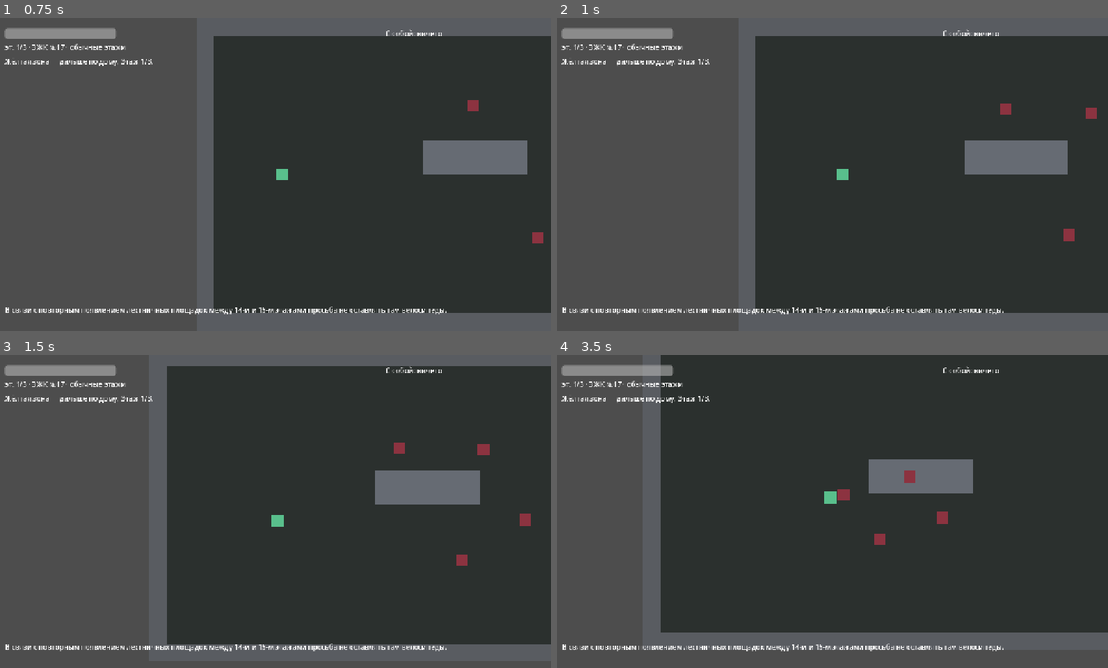
Above: before the commit, frames 1-4 (two rows, left to right).
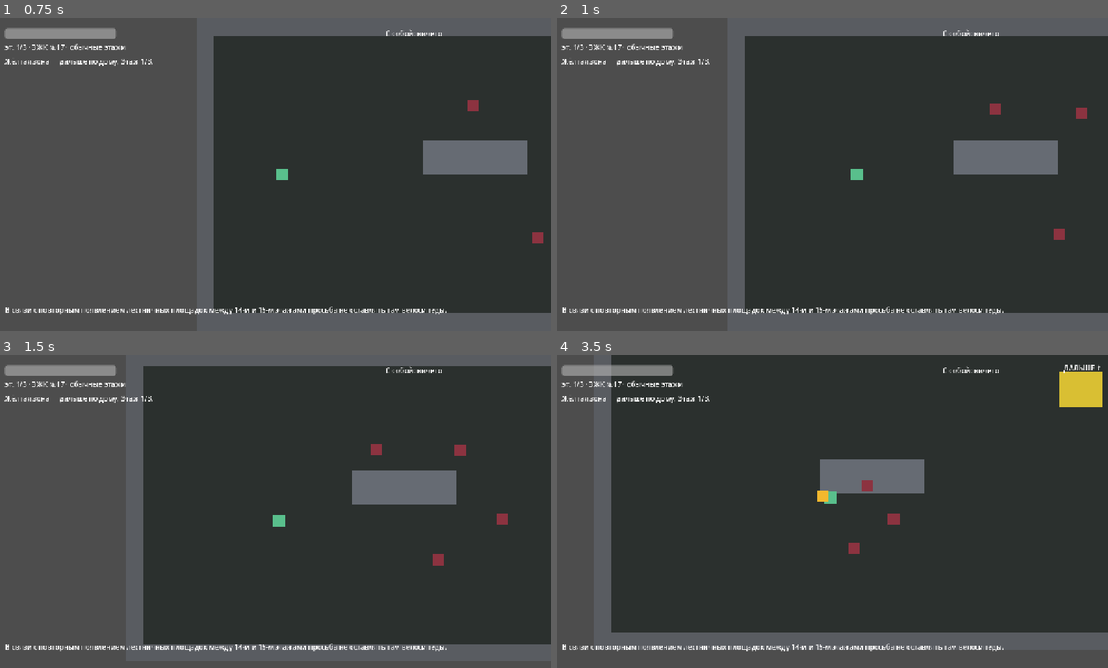
Above: after the commit, the same moments.

Repository: AdamCage/okraina
Game: Godot game, scene res://scenes/run_floor.tscn
Same seed, same stepped clock (60 frames per second), same inputs: the game is played once before the commit and once after it. This scene is started directly instead of the project's main scene.
Inputs:
- Up to frame 1 (0.75 s): tap Enter at 0.5 s; hold D (move_right) from 0.53 s (still down); tap Space (attack) at 0.6 s
- Up to frame 2 (1 s): keep holding D (move_right); tap Shift (dodge, bound only after the commit) at 0.8 s
- Up to frame 3 (1.5 s): release D (move_right) at 1.28 s; hold S (move_down) from 1.28 s (still down); tap Shift (dodge, bound only after the commit) at 1.35 s
- Up to frame 4 (3.5 s): tap Space (attack) at 1.55, 2.1, 3.05 s; release S (move_down) at 2.03 s; hold D (move_right) 2.03-2.78 s; tap Shift (dodge, bound only after the commit) at 2.3 s; hold W (move_up) from 2.78 s (still down); tap E (interact) at 2.85 s

Frame 1 is identical in both runs. In frame 2, 2.6% of the frame differs, in the area x 34-98%, y 5-95%; in frame 3, 5.3%; in frame 4, 11%, in the area x 9-99%, y 0-89%.

Commit message:
Add a readable strike and a one-button dodge.
Enemies stop and flash amber before a single hit. Shift steps aside
and cancels that strike even if the step ends while the player is
still in range. Death and extract stay on the old paths.

Co-authored-by: Bogdan Kishchak <AdamCage@users.noreply.github.com>

Diff:
--- a/game/project.godot
+++ b/game/project.godot
@@ -51,6 +51,11 @@
 , Object(InputEventMouseButton,"resource_local_to_scene":false,"resource_name":"","device":-1,"window_id":0,"alt_presse …(244 unchanged characters)…
 ]
 }
+dodge={
+"deadzone": 0.5,
+"events": [Object(InputEventKey,"resource_local_to_scene":false,"resource_name":"","device":-1,"window_id":0,"alt_pressed":false,"shift_pressed":false,"ctrl_pressed":false,"meta_pressed":false,"pressed":false,"keycode":0,"physical_keycode":4194325,"key_label":0,"unicode":0,"location":0,"echo":false,"script":null)
+]
+}
 interact={
 "deadzone": 0.5,
 "events": [Object(InputEventKey,"resource_local_to_scene":false,"resource_name":"","device":-1,"window_id":0,"alt_press …(192 unchanged characters)…
--- /dev/null
+++ b/game/scripts/combat_feel_smoke.gd
@@ -0,0 +1,86 @@
+extends SceneTree
+
+## CF1: dodge during telegraph absorbs the strike while still in range.
+## CF2: the next strike, without dodge, deals 18 once.
+## godot --headless --path game -s res://scripts/combat_feel_smoke.gd
+
+
+func _initialize() -> void:
+	call_deferred("_run")
+
+
+func _run() -> void:
+	var gs := root.get_node_or_null("GameState")
+	if gs == null:
+		push_error("COMBAT: no GameState")
+		quit(1)
+		return
+	var failed := 0
+	gs.set("player_hp", 100)
+	gs.set("player_max_hp", 100)
+
+	var player: Node = load("res://scenes/player.tscn").instantiate()
+	var enemy: Node = load("res://scenes/enemy.tscn").instantiate()
+	root.add_child(player)
+	root.add_child(enemy)
+	player.global_position = Vector2(200, 200)
+	enemy.global_position = Vector2(230, 200)
+	player.set("_facing", Vector2.RIGHT)
+	await physics_frame
+	await physics_frame
+
+	if not await _wait_until(func() -> bool: return bool(enemy.call("is_telegraphing")), 90):
+		push_error("COMBAT: telegraph did not start")
+		quit(1)
+		return
+	var hp_before: int = int(gs.get("player_hp"))
+	player.call("start_dodge")
+	if not await _wait_until(func() -> bool: return not bool(player.call("is_dodging")), 40):
+		push_error("COMBAT: dodge did not finish")
+		quit(1)
+		return
+	player.global_position = enemy.global_position + Vector2(32, 0)
+	var strikes_at_dodge: int = int(enemy.get("strikes_resolved"))
+	if not await _wait_until(func() -> bool: return int(enemy.get("strikes_resolved")) > strikes_at_dodge, 90):
+		push_error("COMBAT: strike did not resolve")
+		quit(1)
+		return
+	if str(enemy.get("last_strike_result")) != "absorbed":
+		push_error("COMBAT: CF1 result=%s" % str(enemy.get("last_strike_result")))
+		failed += 1
+	if int(gs.get("player_hp")) != hp_before:
+		push_error("COMBAT: CF1 hp %s -> %s" % [hp_before, gs.get("player_hp")])
+		failed += 1
+	else:
+		print("COMBAT: CF1 absorb ok")
+
+	player.global_position = enemy.global_position + Vector2(32, 0)
+	var hp_mid: int = int(gs.get("player_hp"))
+	var strikes_mid: int = int(enemy.get("strikes_resolved"))
+	if not await _wait_until(func() -> bool: return int(enemy.get("strikes_resolved")) > strikes_mid, 180):
+		push_error("COMBAT: second strike missing")
+		quit(1)
+		return
+	if str(enemy.get("last_strike_result")) != "hit":
+		push_error("COMBAT: CF2 result=%s" % str(enemy.get("last_strike_result")))
+		failed += 1
+	if int(gs.get("player_hp")) != hp_mid - 18:
+		push_error("COMBAT: CF2 hp %s -> %s" % [hp_mid, gs.get("player_hp")])
+		failed += 1
+	else:
+		print("COMBAT: CF2 hit 18 ok")
+
+	if failed == 0:
+		print("COMBAT_FEEL_OK")
+		quit(0)
+	else:
+		print("COMBAT_FEEL_FAIL count=%d" % failed)
+		quit(1)
+
+
+func _wait_until(pred: Callable, max_frames: int) -> bool:
+	for _i in max_frames:
+		if pred.call():
+			return true
+		await physics_frame
+	return false
--- a/game/scripts/enemy.gd
+++ b/game/scripts/enemy.gd
@@ -1,11 +1,20 @@
 extends CharacterBody2D
+
+enum Phase { CHASE, WINDUP, RECOVER }
+
+const WINDUP_SEC := 0.50
+const RECOVER_SEC := 0.40
+const STRIKE_RANGE := 56.0
+const STRIKE_DAMAGE := 18
 
 @export var max_hp: int = 40
 @export var speed: float = 90.0
-@export var touch_dps: float = 12.0
 
 var hp: int
-var _touch_acc: float = 0.0
+var phase: Phase = Phase.CHASE
+var strikes_resolved: int = 0
+var last_strike_result: String = ""
+var _phase_left: float = 0.0
 
 @onready var _visual: ColorRect = $Visual
 
@@ -13,33 +22,96 @@
 func _ready() -> void:
 	hp = max_hp
 	add_to_group("enemies")
+	_paint_chase()
+
+
+func is_telegraphing() -> bool:
+	return phase == Phase.WINDUP
 
 
 func _physics_process(delta: float) -> void:
 	var player := get_tree().get_first_node_in_group("player") as Node2D
+	match phase:
+		Phase.CHASE:
+			_chase(player)
+		Phase.WINDUP:
+			_hold(delta, player)
+		Phase.RECOVER:
+			_hold(delta, player)
+		_:
+			pass
+
+
+func _chase(player: Node2D) -> void:
 	if player == null:
+		velocity = Vector2.ZERO
+		move_and_slide()
 		return
 	var to_player := player.global_position - global_position
-	if to_player.length() > 4.0:
-		velocity = to_player.normalized() * speed
-		move_and_slide()
+	if to_player.length() <= STRIKE_RANGE:
+		_begin_windup()
+		return
+	velocity = to_player.normalized() * speed
+	move_and_slide()
+
+
+func _begin_windup() -> void:
+	phase = Phase.WINDUP
+	_phase_left = WINDUP_SEC
+	velocity = Vector2.ZERO
+	_visual.color = Color(0.95, 0.72, 0.18)
+
+
+func _hold(delta: float, player: Node2D) -> void:
+	velocity = Vector2.ZERO
+	move_and_slide()
+	_phase_left -= delta
+	if _phase_left > 0.0:
+		return
+	if phase == Phase.WINDUP:
+		_resolve_strike(player)
+		phase = Phase.RECOVER
+		_phase_left = RECOVER_SEC
+		get_tree().create_timer(0.05).timeout.connect(func () -> void:
+			if is_instance_valid(_visual) and phase != Phase.WINDUP:
+				_paint_chase()
+		)
 	else:
-		velocity = Vector2.ZERO
-	if to_player.length() < 28.0:
-		_touch_acc += touch_dps * delta
-		while _touch_acc >= 1.0:
-			_touch_acc -= 1.0
-			if player.has_method("take_damage"):
-				player.take_damage(1)
+		phase = Phase.CHASE
+		_paint_chase()
+
+
+func _resolve_strike(player: Node2D) -> void:
+	strikes_resolved += 1
+	_visual.color = Color(1, 1, 1)
+	if player == null or player.global_position.distance_to(global_position) > STRIKE_RANGE:
+		last_strike_result = "out_of_range"
+		return
+	if player.has_method("receive_strike"):
+		if player.receive_strike(STRIKE_DAMAGE, get_instance_id()):
+			last_strike_result = "absorbed"
+		else:
+			last_strike_result = "hit"
+		return
+	last_strike_result = "hit"
+	if player.has_method("take_damage"):
+		player.take_damage(STRIKE_DAMAGE)
 
 
 func take_damage(amount: int) -> void:
 	hp -= amount
 	_visual.color = Color(1, 1, 1)
 	get_tree().create_timer(0.05).timeout.connect(func () -> void:
-		if is_instance_valid(_visual):
-			_visual.color = Color(0.55, 0.2, 0.25)
+		if is_instance_valid(_visual) and hp > 0:
+			if phase == Phase.WINDUP:
+				_visual.color = Color(0.95, 0.72, 0.18)
+			else:
+				_paint_chase()
 	)
 	if hp <= 0:
 		GameState.kills += 1
 		queue_free()
+
+
+func _paint_chase() -> void:
+	_visual.color = Color(0.55, 0.2, 0.25)
--- a/game/scripts/player.gd
+++ b/game/scripts/player.gd
@@ -7,8 +7,21 @@
 @export var attack_damage: int = 25
 @export var attack_cooldown: float = 0.4
 
+const DODGE_STEP_SEC := 0.16
+const DODGE_SPEED := 520.0
+const DODGE_COOLDOWN_SEC := 0.70
+const COVER_SEC := 0.50
+const STRIKE_RANGE := 56.0
+
 var _attack_cd: float = 0.0
 var _facing: Vector2 = Vector2.RIGHT
+var _dodge_cd: float = 0.0
+var _dodge_left: float = 0.0
+var _dodge_dir: Vector2 = Vector2.RIGHT
+var _iframe: bool = false
+var _iframe_left: float = 0.0
+var _cover_left: float = 0.0
+var _covered: Array[int] = []
 
 @onready var _attack_area: Area2D = $AttackArea
 @onready var _visual: ColorRect = $Visual
@@ -25,6 +38,17 @@
 	if GameState.player_hp <= 0:
 		return
 	_attack_cd = maxf(0.0, _attack_cd - delta)
+	_dodge_cd = maxf(0.0, _dodge_cd - delta)
+	if Input.is_action_just_pressed("dodge"):
+		start_dodge()
+	_tick_cover(delta)
+	if _dodge_left > 0.0:
+		_dodge_left = maxf(0.0, _dodge_left - delta)
+		velocity = _dodge_dir * DODGE_SPEED
+		move_and_slide()
+		if _dodge_left <= 0.0:
+			_paint_idle()
+		return
 	var dir := Input.get_vector("move_left", "move_right", "move_up", "move_down")
 	if dir.length() > 0.1:
 		_facing = dir.normalized()
@@ -35,12 +59,68 @@
 		_do_attack()
 
 
+func start_dodge() -> void:
+	if GameState.player_hp <= 0 or _dodge_cd > 0.0:
+		return
+	_dodge_cd = DODGE_COOLDOWN_SEC
+	_dodge_left = DODGE_STEP_SEC
+	_dodge_dir = _facing
+	_iframe = true
+	_iframe_left = DODGE_STEP_SEC
+	_covered.clear()
+	_cover_left = 0.0
+	for node in get_tree().get_nodes_in_group("enemies"):
+		if not node.has_method("is_telegraphing") or not node.is_telegraphing():
+			continue
+		if node.global_position.distance_to(global_position) > STRIKE_RANGE:
+			continue
+		_covered.append(node.get_instance_id())
+	if not _covered.is_empty():
+		_cover_left = COVER_SEC
+	_visual.color = Color(0.75, 0.9, 1.0)
+
+
+func is_dodging() -> bool:
+	return _dodge_left > 0.0
+
+
+func receive_strike(amount: int, enemy_id: int) -> bool:
+	if _covered.has(enemy_id):
+		_covered.erase(enemy_id)
+		return true
+	if _iframe:
+		return true
+	take_damage(amount)
+	return false
+
+
+func _tick_cover(delta: float) -> void:
+	if _iframe_left > 0.0:
+		_iframe_left = maxf(0.0, _iframe_left - delta)
+		if _iframe_left <= 0.0:
+			call_deferred("_end_iframe")
+	if _cover_left > 0.0:
+		_cover_left = maxf(0.0, _cover_left - delta)
+		if _cover_left <= 0.0:
+			call_deferred("_end_cover")
+
+
+func _end_iframe() -> void:
+	if _iframe_left <= 0.0:
+		_iframe = false
+
+
+func _end_cover() -> void:
+	if _cover_left <= 0.0:
+		_covered.clear()
+
+
 func _do_attack() -> void:
 	_attack_cd = attack_cooldown
 	_visual.color = Color(0.95, 0.85, 0.4)
 	get_tree().create_timer(0.08).timeout.connect(func () -> void:
-		if is_instance_valid(_visual):
-			_visual.color = Color(0.35, 0.75, 0.55)
+		if is_instance_valid(_visual) and _dodge_left <= 0.0:
+			_paint_idle()
 	)
 	for body in _attack_area.get_overlapping_bodies():
 		if body.has_method("take_damage"):
@@ -48,15 +128,19 @@
 
 
 func take_damage(amount: int) -> void:
-	if GameState.player_hp <= 0:
+	if _iframe or GameState.player_hp <= 0:
 		return
 	GameState.player_hp = maxi(0, GameState.player_hp - amount)
 	hp_changed.emit(GameState.player_hp, GameState.player_max_hp)
 	_visual.color = Color(0.9, 0.3, 0.3)
 	get_tree().create_timer(0.1).timeout.connect(func () -> void:
-		if is_instance_valid(_visual) and GameState.player_hp > 0:
-			_visual.color = Color(0.35, 0.75, 0.55)
+		if is_instance_valid(_visual) and GameState.player_hp > 0 and _dodge_left <= 0.0:
+			_paint_idle()
 	)
 	if GameState.player_hp <= 0:
 		died.emit()
 		GameState.finish_death()
+
+
+func _paint_idle() -> void:
+	_visual.color = Color(0.35, 0.75, 0.55)
Not shown, changed: game/AGENTS.md
Not shown, added: game/docs/combat_feel/ARCHITECTURE.md
Not shown, added: game/docs/combat_feel/DESIGN.md
Not shown, added: game/docs/combat_feel/assumptions.md
Not shown, added: game/docs/combat_feel/spec.md
Not shown, changed: game/docs/vertical_slice/ARCHITECTURE.md
Not shown, changed: game/docs/vertical_slice/DESIGN.md
Not shown, changed: game/docs/vertical_slice/spec.md
